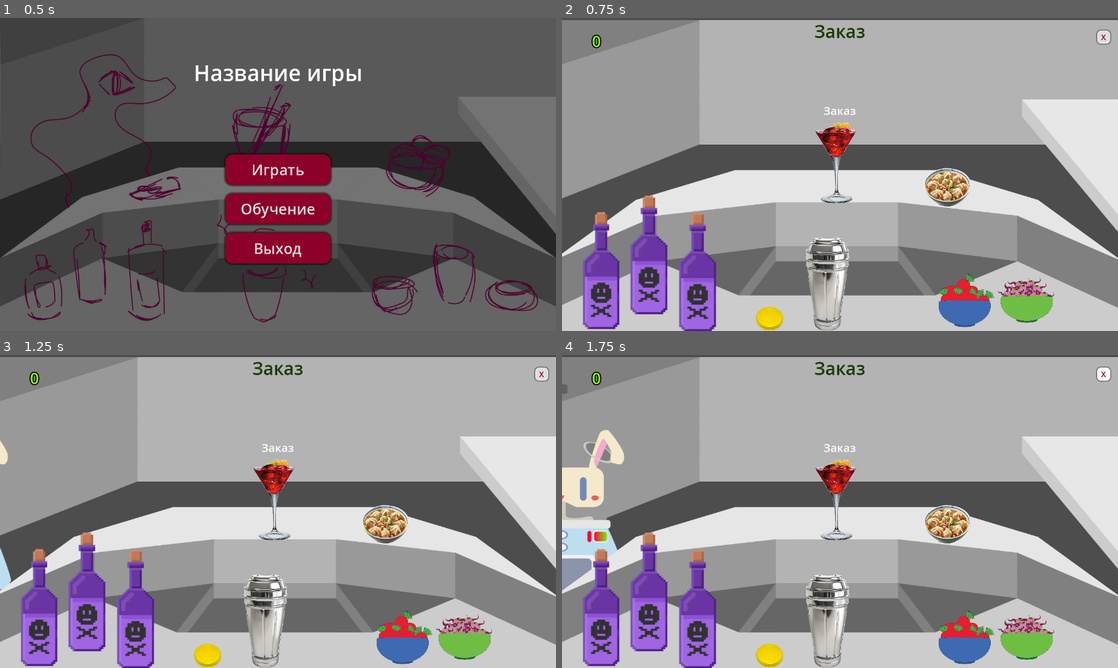
Above: before the commit, frames 1-4 (two rows, left to right).
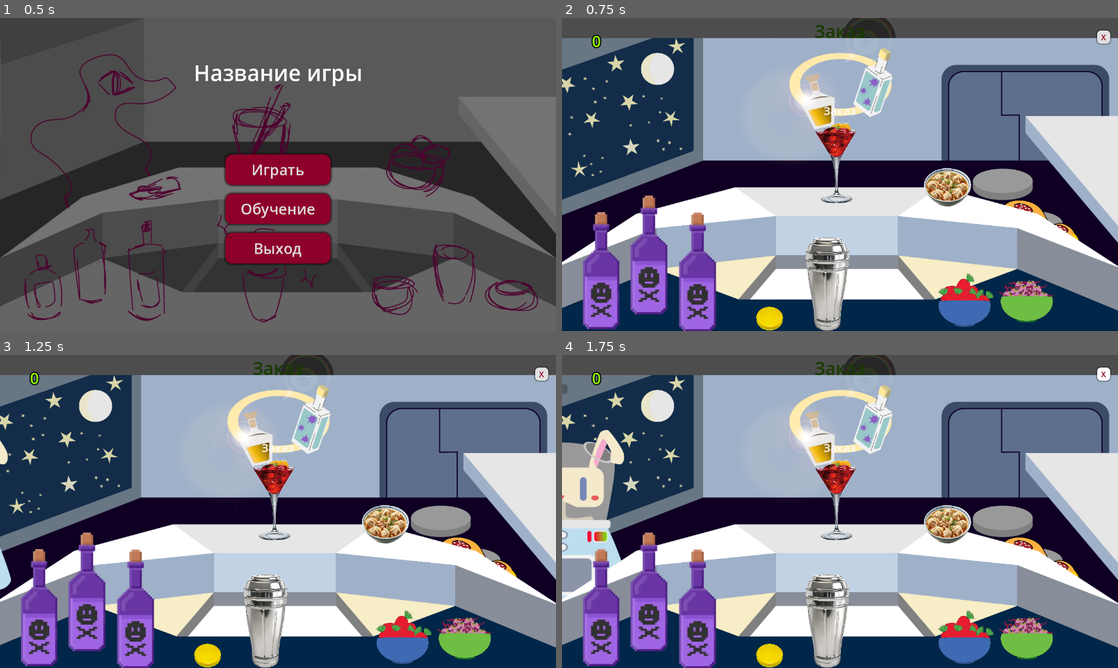
Above: after the commit, the same moments.

Repository: Svinkimer/BartenderGameJam
Game: Godot game, scene res://Scenes/main_menu.tscn
Two runs of this game, one before a commit and one after it. Both use one fixed random seed, a clock stepped at 60 frames per second and the inputs below.
Inputs:
- Up to frame 1 (0.5 s): no input
- Up to frame 2 (0.75 s): click "Играть" at 0.5 s
- Up to frame 3 (1.25 s): no input
- Up to frame 4 (1.75 s): click "X" at 1.25 s

Frame 1 is identical in both runs. In frame 2, 68% of the frame differs, in the area x 0-100%, y 0-100%; in frame 3, 68%; in frame 4, 64%.

Commit message:
feat: background

Diff:
--- a/Scripts/bar_scene.tscn
+++ b/Scripts/bar_scene.tscn
@@ -1,6 +1,5 @@
 [gd_scene load_steps=45 format=3 uid="uid://nexu324ps2np"]
 
-[ext_resource type="Texture2D" uid="uid://bp6mr54jpka4m" path="res://Assets/Graphics/barBacrground.jpg" id="1_dguys"]
 [ext_resource type="Script" uid="uid://kxs6hx601h0l" path="res://Scripts/base_scene_script.gd" id="1_w82d0"]
 [ext_resource type="Texture2D" uid="uid://mq01g4du4bav" path="res://Assets/Graphics/bottle-asset.png" id="2_grsh6"]
 [ext_resource type="Script" uid="uid://qcpj0e36e2jv" path="res://Scripts/eater_script.gd" id="2_rlc2g"]
@@ -23,6 +22,7 @@
 [ext_resource type="Texture2D" uid="uid://s3g01e2rrkfv" path="res://Assets/Graphics/dumplings.png" id="20_03bn2"]
 [ext_resource type="Script" uid="uid://c40lmyurl8tuf" path="res://Scripts/dumplings.gd" id="20_jdado"]
 [ext_resource type="AudioStream" uid="uid://boab3ntuwxqq2" path="res://Assets/Sounds/coin-rattle.mp3" id="22_qat0x"]
+[ext_resource type="Texture2D" uid="uid://cqk4tvlef13s8" path="res://Assets/Graphics/bacrground.png" id="22_rlc2g"]
 [ext_resource type="Texture2D" uid="uid://bo0ihlquxu1s4" path="res://Assets/Graphics/Eater.png" id="24_rlc2g"]
 [ext_resource type="Texture2D" uid="uid://ci34sindc0fk7" path="res://Assets/Graphics/bar.png" id="25_rlc2g"]
 
@@ -407,14 +407,14 @@
 
 [node name="BarBacrground" type="Sprite2D" parent="Background"]
 z_index = 1
-position = Vector2(-6.9855, 6.50002)
-scale = Vector2(0.68436, 0.668734)
-texture = ExtResource("1_dguys")
+position = Vector2(1, -6.22434)
+scale = Vector2(0.68436, 0.660872)
+texture = ExtResource("22_rlc2g")
 
 [node name="Bar" type="Sprite2D" parent="Background"]
 z_index = 3
-position = Vector2(-7.00003, 178.688)
-scale = Vector2(0.684375, 0.67013)
+position = Vector2(-7.00003, 198.5)
+scale = Vector2(0.684375, 0.6)
 texture = ExtResource("25_rlc2g")
 
 [node name="Eater" type="Area2D" parent="."]
Binary file changed: Assets/Graphics/bacrground.png
Binary file changed: Assets/Graphics/bar.png
